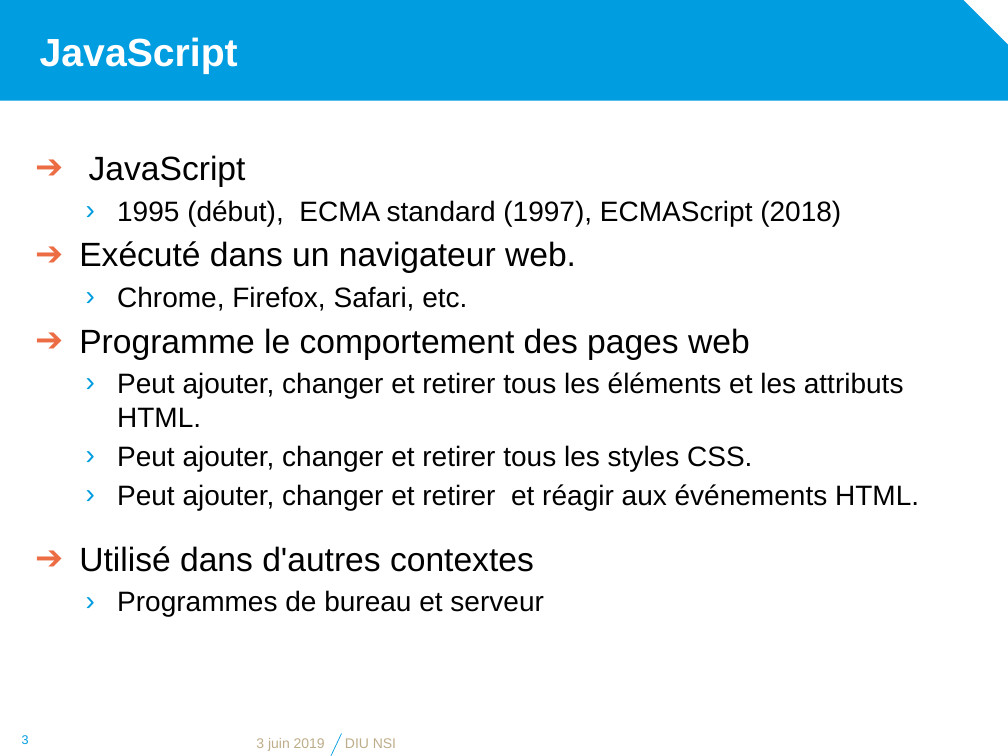
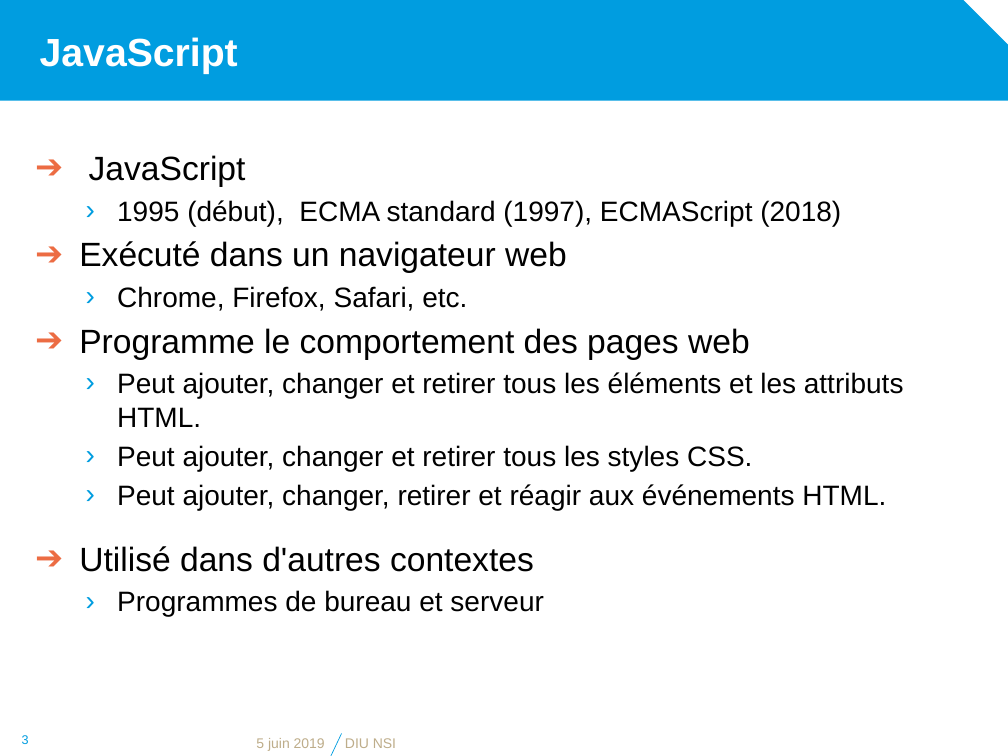
Before and after one commit to diu-uf-bordeaux/bloc1, a slide deck: slide 3 of web/4-JS/JavaScript.pptx. Drawn at 1008x756 pixels with LibreOffice and Linux fonts; fonts in the diff are those of the drawing; background and template pictures are left out. Boxes give left, top, right and bottom in pixels: in the first picture for what was removed or moved away, otherwise in the second. Text is boxed around its words. In the diff, an @@ line names an element or a change of style, - is before the commit and + after.

```diff
--- a/web/4-JS/JavaScript.pptx
+++ b/web/4-JS/JavaScript.pptx
@@ text at box(79, 241, 567, 273): text changed @@
-➔ Exécuté dans un navigateur web.
+➔ Exécuté dans un navigateur web
@@ text at box(117, 484, 886, 510): text changed @@
-  › Peut ajouter, changer et retirer et réagir aux événements HTML.
+  › Peut ajouter, changer, retirer et réagir aux événements HTML.
@@ text at box(256, 738, 325, 751): text changed @@
-3 juin 2019
+5 juin 2019
```
Also in this commit, not shown: 6 other slides changed, 1 slide added.
